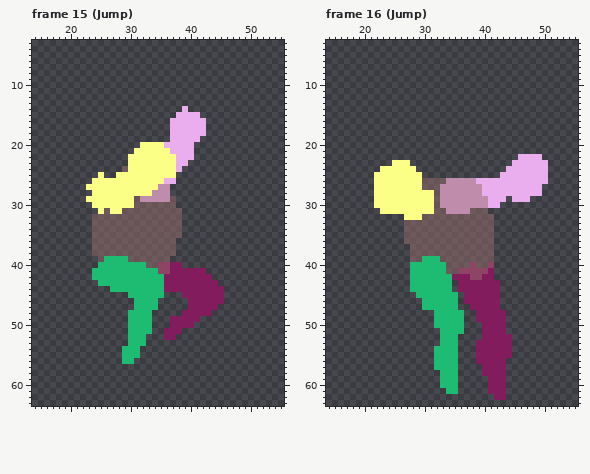
Two states of a pixel-art file, graphics/source/professor.aseprite. That is the earlier state.
64x64 pixels, 17 frames. Shown: frame 15 (Jump): x 14..55, y 3..63; frame 16 (Jump): x 14..55, y 3..63. The commit also changed other frames, which this record leaves out.
After:
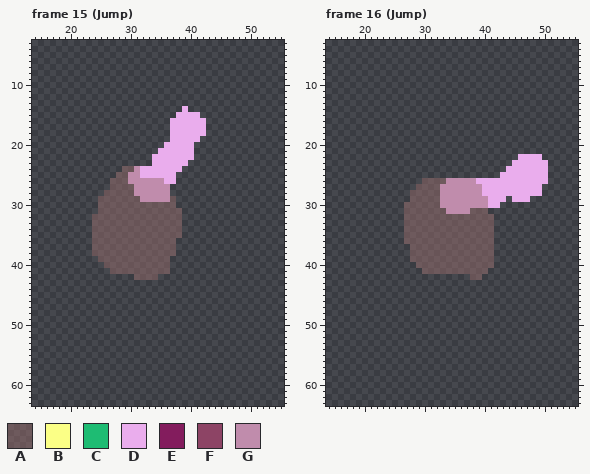
Palette (. is transparent): A #966c6c80  B #fbff86  C #1ebc73  D #eaaded  E #831c5d  F #8d4465  G #c08cac
Difference:
layer "left foot" now hidden
layer "right foot" now hidden
layer "right hand" now hidden
Changed rows in their new state; - is an unchanged pixel.
Frame 15 (Jump):
first column x 23:
20 ---------....--
21 --------....DD-
22 -------....DDDD
23 -------....DDDD
24 -------AGDDDDDD
25 --.--AAGGDDDDDD
26 -...AAAGGGGGG--
27 ....AAAAGGGG---
28 -..AAAAAGGG----
29 ..AAAAAA-------
30 -.AAAAAA-------
31 --A-AA---------
first column x 24:
39 --AAAA----------------
40 -.AAAAAAA--AA..-------
41 ...AAAAAAAAAA......---
42 .......AAAA.........--
43 -....................-
44 ---...................
45 ------......---.......
46 -------....-----......
47 -------....-----.....-
48 ------....-----.....--
49 ------....---.....----
50 ------....---....-----
51 ------....--...-------
52 ------...---..--------
53 ------...-------------
54 -----...--------------
55 -----...--------------
56 -----..---------------
Frame 16 (Jump):
first column x 22:
23 ---...----
24 -......---
25 ........--
26 ........--
27 .......A--
28 ......AAAA
29 ......AAAA
30 .....AAAAA
31 -....AAAAA
32 -----AAA--
first column x 28:
39 --AAA------------
40 .AAAAA----A--A---
41 ..AAAA--AAAAA.---
42 ..........AA..---
43 .......-.......--
44 .......-.......--
45 -.......-......--
46 --......-......--
47 --......--.....--
48 ----.....--.....-
49 ----.....--.....-
50 ----.....---....-
51 -----....---....-
52 -----...----.....
53 -----...---......
54 ----....---......
55 ----....---......
56 ----....---.....-
57 ----....----....-
58 -----...----....-
59 -----...-----...-
60 -----...-----...-
61 ------..-----...-
62 --------------..-
Boxes around the changes in both pictures, in picture pixels (x1, y1, x2, y2):
changed: (86, 142, 176, 214)
changed: (92, 256, 224, 364)
changed: (374, 160, 434, 220)
changed: (410, 256, 512, 400)
